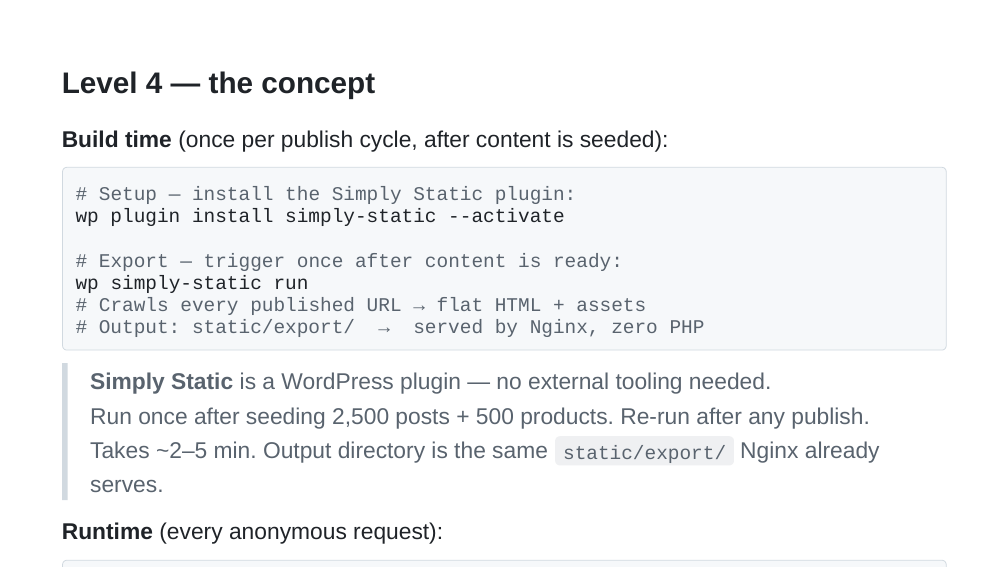
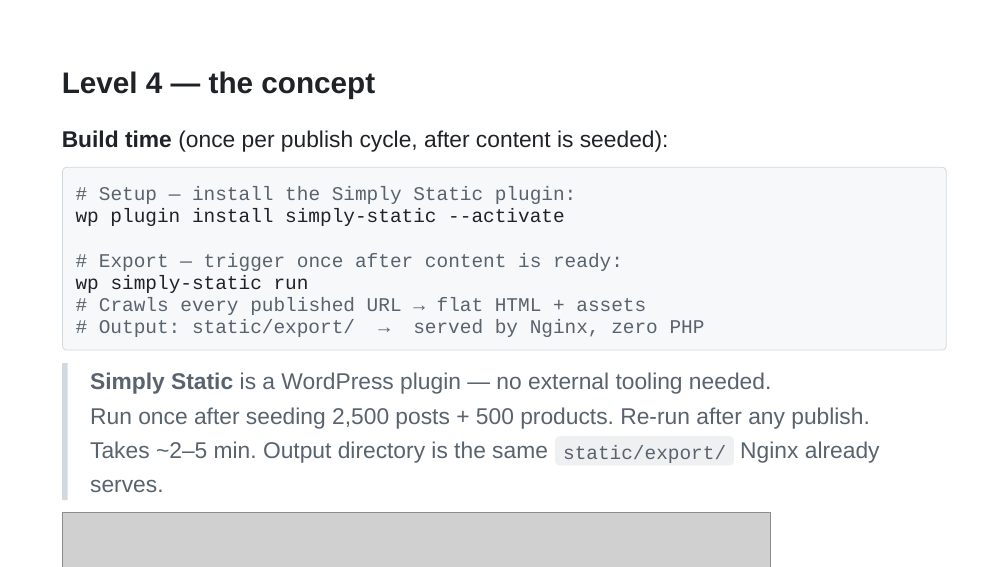
Before and after one commit to NedkoHristov/WordPress-Europe-2026, a slide deck: slide 35 of SLIDES-RICH-editable.pptx. Drawn at 1008x567 pixels with LibreOffice and Linux fonts; fonts in the diff are those of the drawing; grey boxes stand for pictures. Boxes give left, top, right and bottom in pixels: in the first picture for what was removed or moved away, otherwise in the second. Text is boxed around its words. In the diff, an @@ line names an element or a change of style, - is before the commit and + after.

```diff
--- a/SLIDES-RICH-editable.pptx
+++ b/SLIDES-RICH-editable.pptx
@@ text removed at [62,522,443,544] @@
-Runtime (every anonymous request):
@@ picture added at [62,513,771,567] @@
@@ freeform shape removed at [63,560,947,567] @@
@@ freeform shape removed at [63,560,947,567] @@
```
Also in this commit, not shown: 3 other slides changed, 4 slides added, 4 slides removed, 22 other files.
